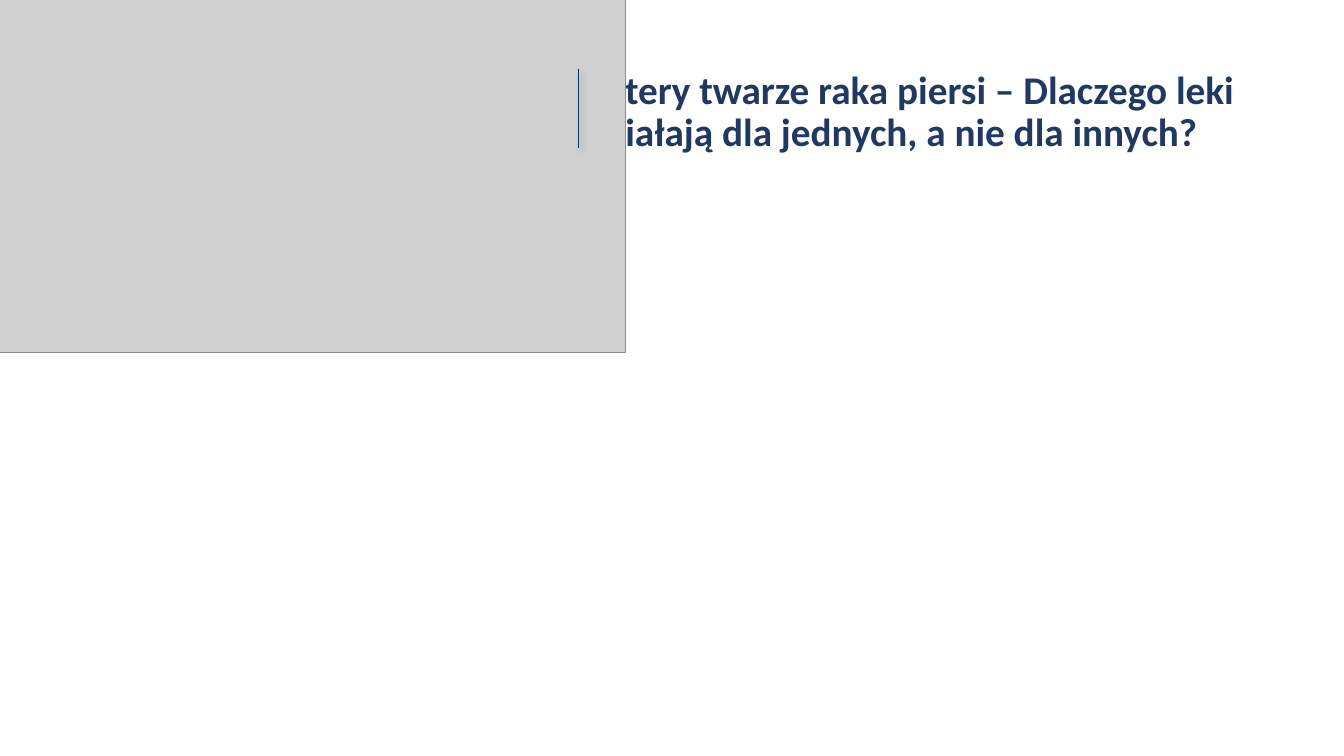
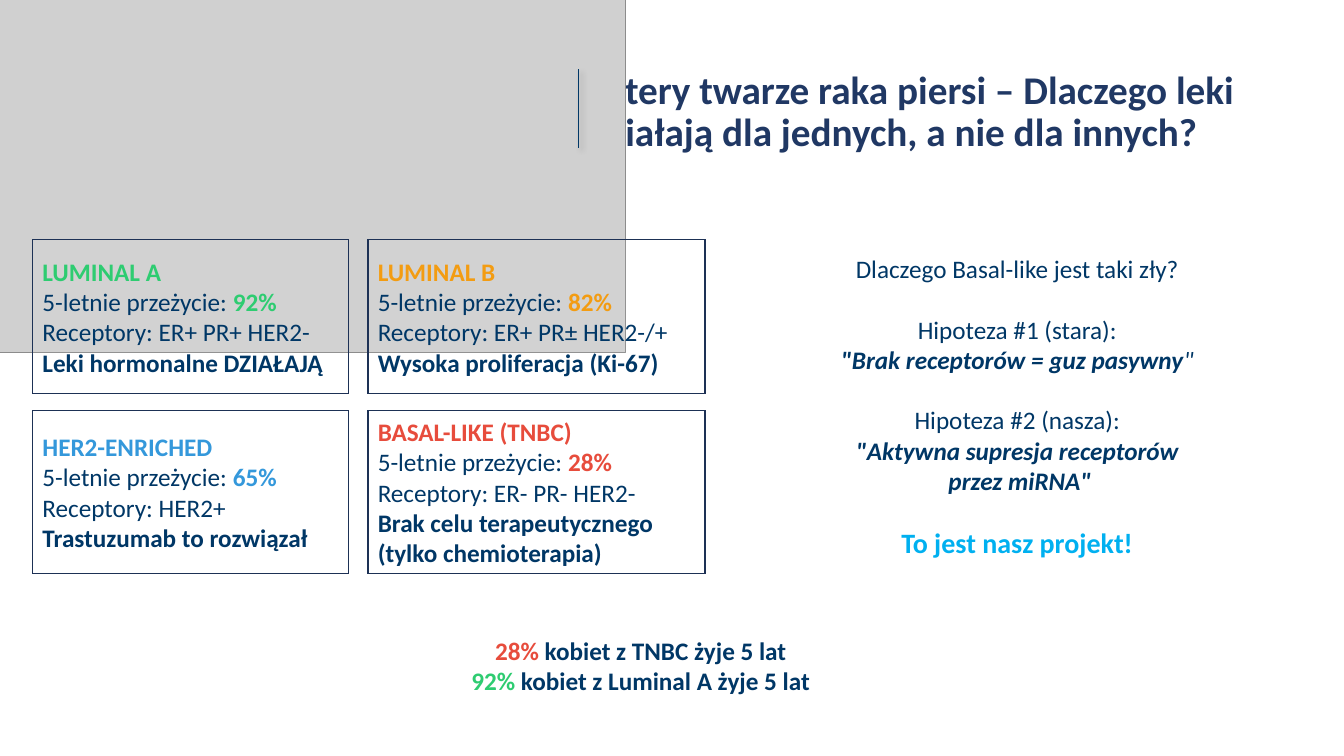
Before and after one commit to iZabela0001/Projekt_badawczy, a slide deck: slide 2 of pisanie_artykulu+prezentacja/Prezentacja.pptx. Drawn at 1344x756 pixels with LibreOffice and Linux fonts; fonts in the diff are those of the drawing; grey boxes stand for pictures. Boxes give left, top, right and bottom in pixels: in the first picture for what was removed or moved away, otherwise in the second. Text is boxed around its words. In the diff, an @@ line names an element or a change of style, - is before the commit and + after.

```diff
--- a/pisanie_artykulu+prezentacja/Prezentacja.pptx
+++ b/pisanie_artykulu+prezentacja/Prezentacja.pptx
@@ rectangle added at (32, 240, 349, 394), fill #FFFFFF at 6% opacity, outline #1E3256 1 pt, 18 pt, text #003766 @@
+LUMINAL A
+5-letnie przeżycie: 92% Receptory: ER+ PR+ HER2-
+Leki hormonalne DZIAŁAJĄ
@@ rectangle added at (368, 240, 705, 394), fill #FFFFFF at 6% opacity, outline #1E3256 1 pt, 18 pt, text #003766 @@
+LUMINAL B
+5-letnie przeżycie: 82%
+Receptory: ER+ PR± HER2-/+
+Wysoka proliferacja (Ki-67)
@@ rectangle added at (746, 240, 1289, 574), fill #FFFFFF at 6% opacity, outline #FFFFFF 1 pt, 18 pt, text #003766, bold @@
+Dlaczego Basal-like jest taki zły?
+Hipoteza #1 (stara):
+"Brak receptorów = guz pasywny"
+Hipoteza #2 (nasza):
+"Aktywna supresja receptorów
+przez miRNA"
+To jest nasz projekt!
@@ rectangle added at (32, 410, 349, 573), fill #FFFFFF at 6% opacity, outline #1E3256 1 pt, 18 pt, text #003766, bold @@
+HER2-ENRICHED
+5-letnie przeżycie: 65%
+Receptory: HER2+
+Trastuzumab to rozwiązał
@@ rectangle added at (368, 410, 705, 573), fill #FFFFFF at 6% opacity, outline #1E3256 1 pt, 18 pt, text #003766, bold @@
+BASAL-LIKE (TNBC)
+5-letnie przeżycie: 28%
+Receptory: ER- PR- HER2-
+Brak celu terapeutycznego (tylko chemioterapia)
@@ rectangle added at (32, 622, 1249, 711), fill #FFFFFF at 6% opacity, outline #FFFFFF 1 pt, 18 pt, text #003766, bold @@
+28% kobiet z TNBC żyje 5 lat
+92% kobiet z Luminal A żyje 5 lat
```
Also in this commit, not shown: 5 other slides changed, 7 slides added.
